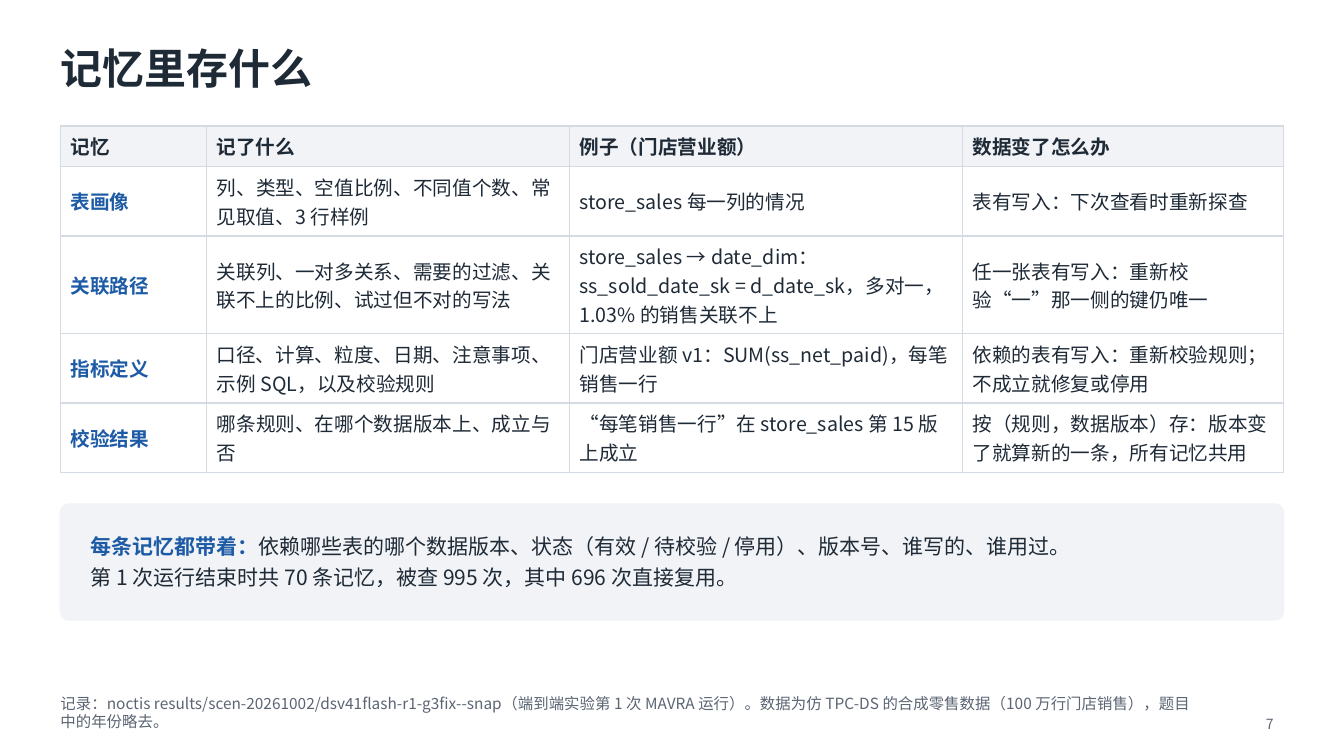
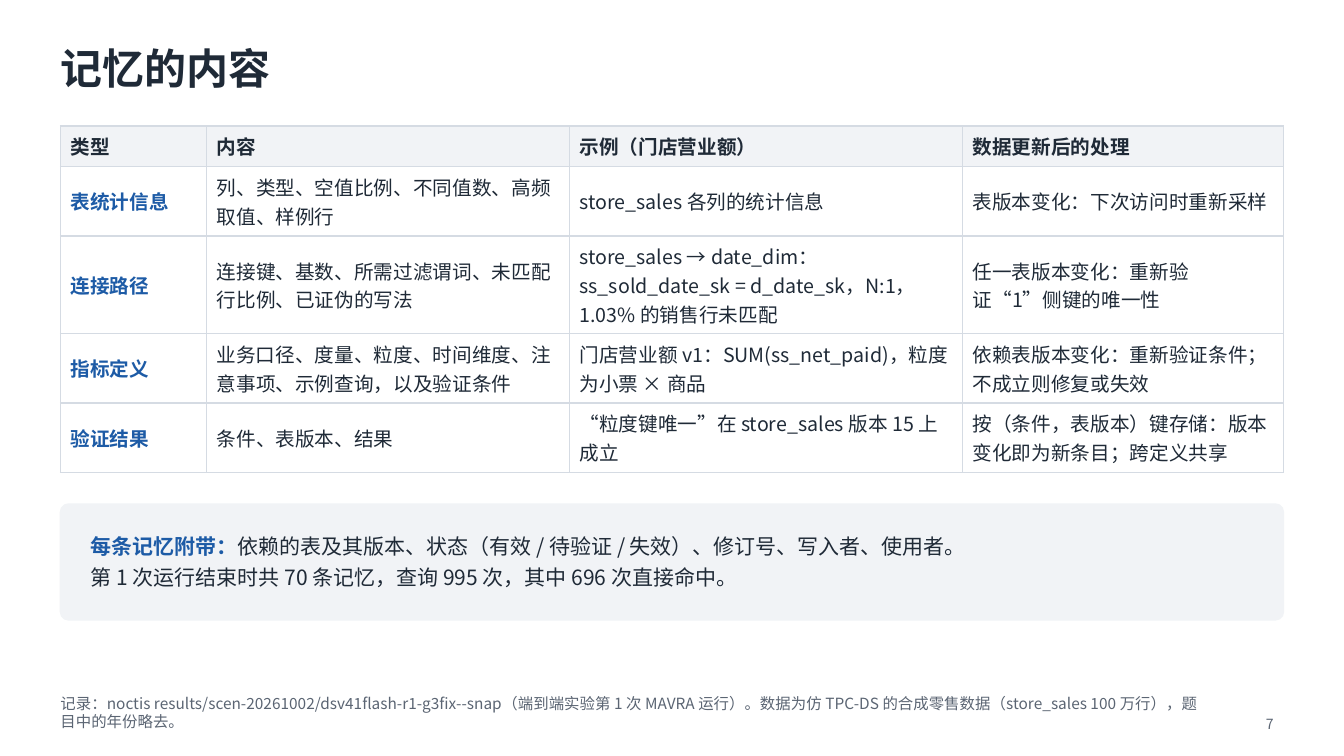
Before and after one commit to mmmttt000045/agent4db-adapter, a slide deck: slide 7 of docs/mavra-system.pptx. Drawn at 1344x756 pixels with LibreOffice and Linux fonts; fonts in the diff are those of the drawing. Boxes give left, top, right and bottom in pixels: in the first picture for what was removed or moved away, otherwise in the second. Text is boxed around its words. In the diff, an @@ line names an element or a change of style, - is before the commit and + after.

```diff
--- a/docs/mavra-system.pptx
+++ b/docs/mavra-system.pptx
@@ title at bbox=[60, 48, 270, 88]: text changed @@
-记忆里存什么
+记忆的内容
@@ table at bbox=[60, 126, 1284, 467] @@
-row 1: 记忆 | 记了什么 | 例子（门店营业额） | 数据变了怎么办
+row 1: 类型 | 内容 | 示例（门店营业额） | 数据更新后的处理
-row 2: 表画像 | 列、类型、空值比例、不同值个数、常见取值、3 行样例 | store_sales 每一列的情况 | 表有写入：下次查看时重新探查
+row 2: 表统计信息 | 列、类型、空值比例、不同值数、高频取值、样例行 | store_sales 各列的统计信息 | 表版本变化：下次访问时重新采样
-row 3: 关联路径 | 关联列、一对多关系、需要的过滤、关联不上的比例、试过但不对的写法 | store_sales → date_dim：ss_sold_date_sk = d_date_sk，多对一，1.03% 的销售关联不上 | 任一张表有写入：重新校验“一”那一侧的键仍唯一
+row 3: 连接路径 | 连接键、基数、所需过滤谓词、未匹配行比例、已证伪的写法 | store_sales → date_dim：ss_sold_date_sk = d_date_sk，N:1，1.03% 的销售行未匹配 | 任一表版本变化：重新验证“1”侧键的唯一性
-row 4: 指标定义 | 口径、计算、粒度、日期、注意事项、示例 SQL，以及校验规则 | 门店营业额 v1：SUM(ss_net_paid)，每笔销售一行 | 依赖的表有写入：重新校验规则；不成立就修复或停用
+row 4: 指标定义 | 业务口径、度量、粒度、时间维度、注意事项、示例查询，以及验证条件 | 门店营业额 v1：SUM(ss_net_paid)，粒度为小票 × 商品 | 依赖表版本变化：重新验证条件；不成立则修复或失效
-row 5: 校验结果 | 哪条规则、在哪个数据版本上、成立与否 | “每笔销售一行”在 store_sales 第 15 版上成立 | 按（规则，数据版本）存：版本变了就算新的一条，所有记忆共用
+row 5: 验证结果 | 条件、表版本、结果 | “粒度键唯一”在 store_sales 版本 15 上成立 | 按（条件，表版本）键存储：版本变化即为新条目；跨定义共享
@@ text at bbox=[91, 536, 966, 587]: text changed @@
-每条记忆都带着：依赖哪些表的哪个数据版本、状态（有效 / 待校验 / 停用）、版本号、谁写的、谁用过。
-第 1 次运行结束时共 70 条记忆，被查 995 次，其中 696 次直接复用。
+每条记忆附带：依赖的表及其版本、状态（有效 / 待验证 / 失效）、修订号、写入者、使用者。
+第 1 次运行结束时共 70 条记忆，查询 995 次，其中 696 次直接命中。
@@ text at bbox=[60, 696, 1197, 728]: text changed @@
-记录：noctis results/scen-20261002/dsv41flash-r1-g3fix--snap（端到端实验第 1 次 MAVRA 运行）。数据为仿 TPC-DS 的合成零售数据（100 万行门店销售），题目中的年份略去。
+记录：noctis results/scen-20261002/dsv41flash-r1-g3fix--snap（端到端实验第 1 次 MAVRA 运行）。数据为仿 TPC-DS 的合成零售数据（store_sales 100 万行），题目中的年份略去。
```
Also in this commit, not shown: 17 other slides changed, 8 other files.
